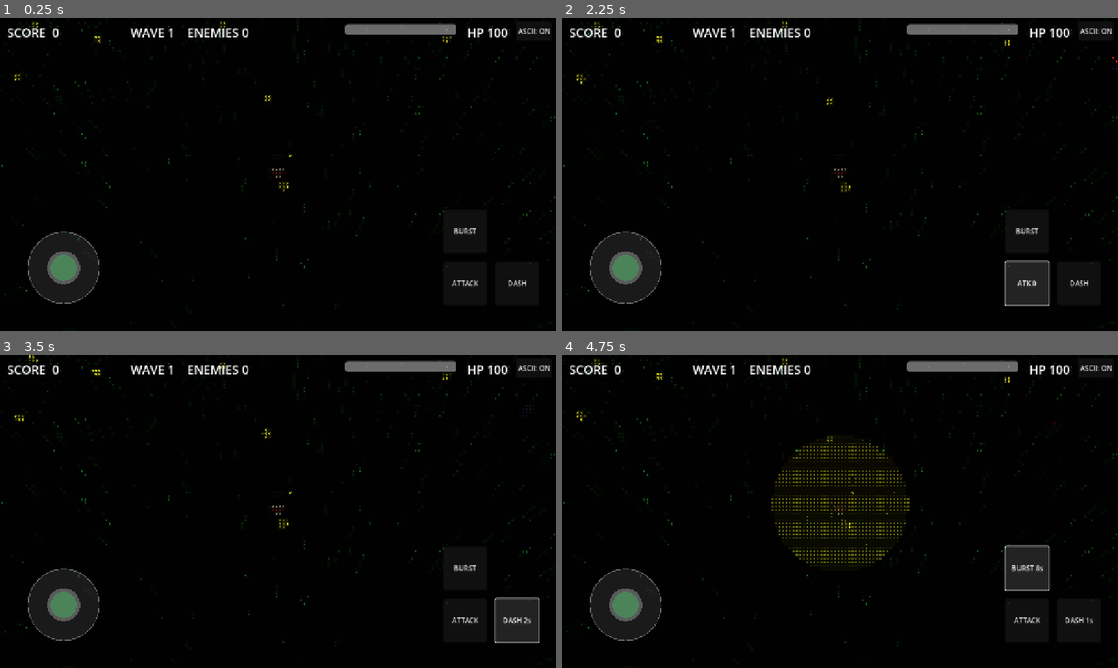
Above: before the commit, frames 1-4 (two rows, left to right).
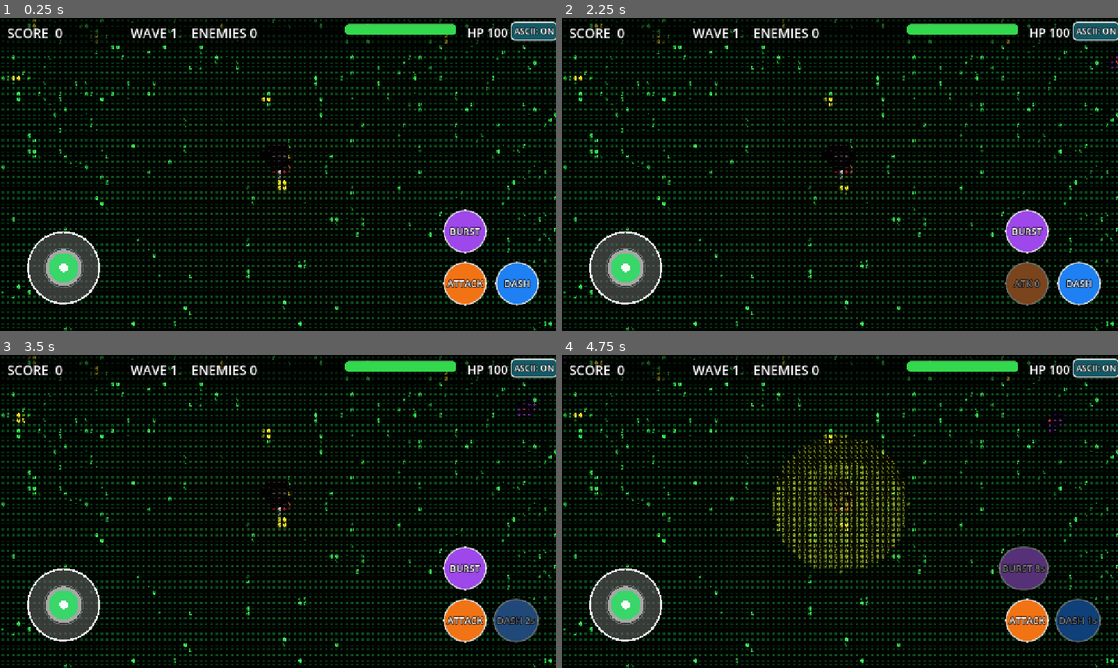
Above: after the commit, the same moments.

Repository: PresidentMim/dokkaebi-ascii-game
Game: Godot game, scene res://main.tscn
Two runs of this game, one before a commit and one after it. Both use one fixed random seed, a clock stepped at 60 frames per second and the inputs below.
Inputs:
- Up to frame 1 (0.25 s): no input
- Up to frame 2 (2.25 s): click "ASCII: ON" at 0.5 s; click "ASCII: OFF" at 1.25 s; click "ATTACK" at 2 s
- Up to frame 3 (3.5 s): click "DASH" at 2.75 s
- Up to frame 4 (4.75 s): click "DASH 2s" at 3.5 s; click "BURST" at 4.25 s

The runs differ from the first frame. In frame 1, 23% of the frame differs, in the area x 0-100%, y 0-100%; in frame 2, 23%; in frame 3, 23%; in frame 4, 25%.

Commit message:
Fix ASCII readability and MLBB-style UI

Diff:
--- a/main.tscn
+++ b/main.tscn
@@ -9,16 +9,16 @@
 
 [sub_resource type="Environment" id="Environment_main"]
 background_mode = 1
-background_color = Color(0.02, 0.03, 0.05, 1)
+background_color = Color(0.05, 0.07, 0.1, 1)
 ambient_light_source = 2
-ambient_light_color = Color(0.35, 0.4, 0.45, 1)
-ambient_light_energy = 0.8
+ambient_light_color = Color(0.55, 0.6, 0.65, 1)
+ambient_light_energy = 1.4
 
 [sub_resource type="PlaneMesh" id="PlaneMesh_ground"]
 size = Vector2(70, 70)
 
 [sub_resource type="StandardMaterial3D" id="Mat_ground"]
-albedo_color = Color(0.05, 0.22, 0.08, 1)
+albedo_color = Color(0.08, 0.38, 0.14, 1)
 roughness = 1.0
 
 [sub_resource type="CapsuleShape3D" id="Capsule_player"]
@@ -30,7 +30,7 @@
 
 [sub_resource type="ShaderMaterial" id="ShaderMat_ascii"]
 shader = ExtResource("5_ascii")
-shader_parameter/cell_size_px = 8.0
+shader_parameter/cell_size_px = 12.0
 shader_parameter/ascii_enabled = true
 shader_parameter/ascii_atlas = ExtResource("6_atlas")
 
@@ -49,7 +49,7 @@
 [node name="DirectionalLight3D" type="DirectionalLight3D" parent="SubViewport/World"]
 transform = Transform3D(0.877583, -0.479426, 0, 0, 0.479426, 0.877583, 0, 0, 1, 0, 8, 0)
 light_color = Color(1, 0.95, 0.85, 1)
-light_energy = 0.9
+light_energy = 1.6
 shadow_enabled = false
 
 [node name="Ground" type="MeshInstance3D" parent="SubViewport/World"]
--- a/scripts/enemy.gd
+++ b/scripts/enemy.gd
@@ -28,7 +28,7 @@
 	body_mesh.radius = 0.55
 	body_mesh.height = 1.1
 	_body.mesh = body_mesh
-	_body.material_override = _mat(Color(0.14, 0.05, 0.24))
+	_body.material_override = _mat(Color(0.24, 0.09, 0.42))
 	_body.position = Vector3(0, 0.75, 0)
 	_body.scale = Vector3(1.0, 1.25, 1.0)
 	add_child(_body)
@@ -40,7 +40,7 @@
 		horn_mesh.bottom_radius = 0.12
 		horn_mesh.height = 0.45
 		horn.mesh = horn_mesh
-		horn.material_override = _mat(Color(0.1, 0.04, 0.18))
+		horn.material_override = _mat(Color(0.2, 0.08, 0.32))
 		horn.position = Vector3(sx, 1.45, 0)
 		horn.rotation.z = -0.35 * sign(sx)
 		add_child(horn)
--- a/scripts/game.gd
+++ b/scripts/game.gd
@@ -66,7 +66,7 @@
 
 
 func _setup_fence() -> void:
-	var mat := _mat(Color(0.25, 0.18, 0.1))
+	var mat := _mat(Color(0.4, 0.3, 0.18))
 	var walls: Array = [
 		[Vector3(0, 0.6, -24.5), Vector3(50, 1.2, 0.6)],
 		[Vector3(0, 0.6, 24.5), Vector3(50, 1.2, 0.6)],
@@ -84,7 +84,7 @@
 
 
 func _setup_grass() -> void:
-	var mat := _mat(Color(0.1, 0.55, 0.18))
+	var mat := _mat(Color(0.12, 0.75, 0.25))
 	var box := BoxMesh.new()
 	box.size = Vector3(0.09, 1.1, 0.09)
 	box.material = mat
@@ -108,7 +108,7 @@
 func _setup_firefly_light() -> void:
 	var light := OmniLight3D.new()
 	light.light_color = Color(1.0, 0.55, 0.15)
-	light.light_energy = 0.6
+	light.light_energy = 1.2
 	light.omni_range = 22.0
 	light.position = Vector3(0, 4, 0)
 	_world.add_child(light)
--- a/scripts/hud.gd
+++ b/scripts/hud.gd
@@ -1,12 +1,24 @@
 extends CanvasLayer
 ## HUD: score, wave, health bar, skill buttons, Game Over screen.
 ## Buttons only emit signals - game.gd does the actual gameplay.
+##
+## Styling is done here in code (not in the .tscn) so the look is
+## self-contained: Mobile Legends style — a dark semi-transparent
+## top bar, big outlined labels, a green/orange/red HP bar, and large
+## circular coloured skill buttons with a visible cooldown state
+## (dimmed + seconds remaining) and press feedback.
 
 signal attack_pressed
 signal dash_pressed
 signal burst_pressed
 signal restart_pressed
 signal ascii_toggled
+
+const COL_ATTACK := Color(0.95, 0.45, 0.08)
+const COL_DASH := Color(0.12, 0.5, 0.95)
+const COL_BURST := Color(0.62, 0.28, 0.92)
+const COL_RESTART := Color(0.15, 0.7, 0.3)
+const COL_ASCII := Color(0.08, 0.35, 0.4)
 
 @onready var score_label: Label = $TopBar/ScoreLabel
 @onready var wave_label: Label = $TopBar/WaveLabel
@@ -19,6 +31,50 @@
 @onready var game_over_panel: Control = $GameOverPanel
 @onready var final_score_label: Label = $GameOverPanel/VBox/FinalScoreLabel
 @onready var restart_button: Button = $GameOverPanel/VBox/RestartButton
+@onready var title_label: Label = $GameOverPanel/VBox/TitleLabel
+
+var _hp_fill: StyleBoxFlat = null
+
+
+func _round_box(bg: Color, radius: int, border: Color = Color(1, 1, 1, 0.85), border_width: int = 3) -> StyleBoxFlat:
+	var s := StyleBoxFlat.new()
+	s.bg_color = bg
+	s.set_corner_radius_all(radius)
+	s.set_border_width_all(border_width)
+	s.border_color = border
+	s.content_margin_left = 8.0
+	s.content_margin_right = 8.0
+	s.content_margin_top = 4.0
+	s.content_margin_bottom = 4.0
+	return s
+
+
+func _style_skill_button(btn: Button, base: Color) -> void:
+	# Circular (100x100 in the scene, radius 50), bold white text.
+	btn.add_theme_stylebox_override("normal", _round_box(base, 50))
+	btn.add_theme_stylebox_override("hover", _round_box(base.lightened(0.15), 50))
+	btn.add_theme_stylebox_override("pressed", _round_box(base.darkened(0.25), 50))
+	btn.add_theme_stylebox_override("disabled", _round_box(Color(0.25, 0.25, 0.25, 0.9), 50))
+	btn.add_theme_stylebox_override("focus", StyleBoxEmpty.new())
+	btn.add_theme_color_override("font_color", Color.WHITE)
+	btn.add_theme_color_override("font_hover_color", Color.WHITE)
+	btn.add_theme_color_override("font_pressed_color", Color(0.9, 0.9, 0.9))
+	btn.add_theme_font_size_override("font_size", 22)
+	btn.add_theme_color_override("font_outline_color", Color(0, 0, 0, 0.9))
+	btn.add_theme_constant_override("outline_size", 6)
+	# Press feedback: dim briefly while held.
+	btn.button_down.connect(func() -> void: btn.modulate = Color(0.82, 0.82, 0.82))
+	btn.button_up.connect(func() -> void: btn.modulate = Color.WHITE)
+
+
+func _style_label(lbl: Label, font_size: int) -> void:
+	lbl.add_theme_font_size_override("font_size", font_size)
+	lbl.add_theme_color_override("font_color", Color.WHITE)
+	lbl.add_theme_color_override("font_outline_color", Color(0, 0, 0, 0.95))
+	lbl.add_theme_constant_override("outline_size", 6)
+	lbl.add_theme_color_override("font_shadow_color", Color(0, 0, 0, 0.7))
+	lbl.add_theme_constant_override("shadow_offset_x", 2)
+	lbl.add_theme_constant_override("shadow_offset_y", 2)
 
 
 func _ready() -> void:
@@ -28,6 +84,61 @@
 	restart_button.pressed.connect(func() -> void: restart_pressed.emit())
 	ascii_button.pressed.connect(func() -> void: ascii_toggled.emit())
 	game_over_panel.visible = false
+
+	# --- Top bar: dark semi-transparent panel behind the labels. ---
+	var top_bar: Control = $TopBar
+	var panel := ColorRect.new()
+	panel.name = "TopBarPanel"
+	panel.color = Color(0, 0, 0, 0.55)
+	panel.set_anchors_preset(Control.PRESET_FULL_RECT)
+	panel.mouse_filter = Control.MOUSE_FILTER_IGNORE
+	top_bar.add_child(panel)
+	top_bar.move_child(panel, 0)
+
+	_style_label(score_label, 30)
+	_style_label(wave_label, 30)
+	_style_label(health_label, 28)
+
+	# --- HP bar: dark track, coloured fill, white border. ---
+	var hp_bg := StyleBoxFlat.new()
+	hp_bg.bg_color = Color(0, 0, 0, 0.65)
+	hp_bg.set_corner_radius_all(8)
+	hp_bg.set_border_width_all(2)
+	hp_bg.border_color = Color(1, 1, 1, 0.7)
+	health_bar.add_theme_stylebox_override("background", hp_bg)
+	_hp_fill = StyleBoxFlat.new()
+	_hp_fill.bg_color = Color(0.2, 0.85, 0.3)
+	_hp_fill.set_corner_radius_all(8)
+	health_bar.add_theme_stylebox_override("fill", _hp_fill)
+
+	# --- Skill buttons: big circular MLBB-style buttons. ---
+	_style_skill_button(attack_button, COL_ATTACK)
+	_style_skill_button(dash_button, COL_DASH)
+	_style_skill_button(burst_button, COL_BURST)
+
+	# --- ASCII toggle: clearly labelled, tappable, top-right. ---
+	ascii_button.add_theme_stylebox_override("normal", _round_box(COL_ASCII, 10))
+	ascii_button.add_theme_stylebox_override("hover", _round_box(COL_ASCII.lightened(0.15), 10))
+	ascii_button.add_theme_stylebox_override("pressed", _round_box(COL_ASCII.darkened(0.25), 10))
+	ascii_button.add_theme_stylebox_override("focus", StyleBoxEmpty.new())
+	ascii_button.add_theme_color_override("font_color", Color.WHITE)
+	ascii_button.add_theme_font_size_override("font_size", 20)
+	ascii_button.add_theme_color_override("font_outline_color", Color(0, 0, 0, 0.9))
+	ascii_button.add_theme_constant_override("outline_size", 5)
+
+	# --- Game Over: dark full-screen overlay behind the text. ---
+	var overlay := ColorRect.new()
+	overlay.name = "GameOverOverlay"
+	overlay.color = Color(0, 0, 0, 0.72)
+	overlay.set_anchors_preset(Control.PRESET_FULL_RECT)
+	overlay.mouse_filter = Control.MOUSE_FILTER_IGNORE
+	game_over_panel.add_child(overlay)
+	game_over_panel.move_child(overlay, 0)
+	_style_label(title_label, 56)
+	_style_label(final_score_label, 30)
+	_style_skill_button(restart_button, COL_RESTART)
+	restart_button.add_theme_font_size_override("font_size", 28)
+	restart_button.custom_minimum_size = Vector2(240, 72)
 
 
 func update_score(score: int, wave: int, enemy_count: int) -> void:
@@ -39,12 +150,24 @@
 	health_bar.max_value = max_health
 	health_bar.value = health
 	health_label.text = "HP %d" % int(health)
+	if _hp_fill != null:
+		var frac: float = health / maxf(max_health, 1.0)
+		if frac > 0.5:
+			_hp_fill.bg_color = Color(0.2, 0.85, 0.3)
+		elif frac > 0.25:
+			_hp_fill.bg_color = Color(0.95, 0.6, 0.1)
+		else:
+			_hp_fill.bg_color = Color(0.9, 0.15, 0.1)
 
 
 func update_cooldowns(attack_cd: float, dash_cd: float, burst_cd: float) -> void:
 	attack_button.text = "ATTACK" if attack_cd <= 0.0 else "ATK %.0f" % attack_cd
 	dash_button.text = "DASH" if dash_cd <= 0.0 else "DASH %.0fs" % dash_cd
 	burst_button.text = "BURST" if burst_cd <= 0.0 else "BURST %.0fs" % burst_cd
+	# Cooldown state: dim the button (and its text) while it recharges.
+	attack_button.modulate = Color(0.5, 0.5, 0.5) if attack_cd > 0.0 else Color.WHITE
+	dash_button.modulate = Color(0.5, 0.5, 0.5) if dash_cd > 0.0 else Color.WHITE
+	burst_button.modulate = Color(0.5, 0.5, 0.5) if burst_cd > 0.0 else Color.WHITE
 
 
 func set_ascii_button(enabled: bool) -> void:
--- a/scripts/joystick.gd
+++ b/scripts/joystick.gd
@@ -29,10 +29,17 @@
 
 
 func _draw() -> void:
-	draw_circle(_center, _radius, Color(1, 1, 1, 0.10))
-	draw_arc(_center, _radius, 0.0, TAU, 64, Color(1, 1, 1, 0.35), 2.0)
-	draw_circle(_knob_pos, 38.0, Color(1, 1, 1, 0.28))
-	draw_circle(_knob_pos, 30.0, Color(0.25, 0.65, 0.35, 0.55))
+	# Strong, high-contrast MLBB-style joystick: the old drawing used
+	# alpha 0.10-0.35 fills that vanished against the ASCII background.
+	# Dark base so the ring reads on any background, bright ring and
+	# a solid green knob with a white centre dot.
+	draw_circle(_center, _radius, Color(0.0, 0.0, 0.0, 0.45))
+	draw_circle(_center, _radius, Color(1, 1, 1, 0.22))
+	draw_arc(_center, _radius, 0.0, TAU, 64, Color(1, 1, 1, 0.9), 4.0)
+	draw_arc(_center, _radius * 0.55, 0.0, TAU, 48, Color(1, 1, 1, 0.25), 2.0)
+	draw_circle(_knob_pos, 42.0, Color(1, 1, 1, 0.55))
+	draw_circle(_knob_pos, 34.0, Color(0.2, 0.85, 0.4, 0.95))
+	draw_circle(_knob_pos, 10.0, Color(1, 1, 1, 0.95))
 
 
 func _update_from_local(local_pos: Vector2) -> void:
--- a/scripts/player.gd
+++ b/scripts/player.gd
@@ -52,7 +52,7 @@
 	brim_mesh.bottom_radius = 0.85
 	brim_mesh.height = 0.06
 	brim.mesh = brim_mesh
-	brim.material_override = _mat(Color(0.05, 0.05, 0.06))
+	brim.material_override = _mat(Color(0.14, 0.14, 0.16))
 	brim.position = Vector3(0, 2.08, 0)
 	add_child(brim)
 	var hat_top := MeshInstance3D.new()
@@ -61,7 +61,7 @@
 	hat_mesh.bottom_radius = 0.48
 	hat_mesh.height = 0.38
 	hat_top.mesh = hat_mesh
-	hat_top.material_override = _mat(Color(0.08, 0.08, 0.09))
+	hat_top.material_override = _mat(Color(0.18, 0.18, 0.2))
 	hat_top.position = Vector3(0, 2.28, 0)
 	add_child(hat_top)
 	# Eyes (front is local -Z).
--- a/shaders/ascii.gdshader
+++ b/shaders/ascii.gdshader
@@ -2,16 +2,28 @@
 
 // ASCII post-process shader for the Dokkaebi game.
 // The TextureRect this material is on shows the 3D SubViewport.
-// Each screen cell (cell_size_px x cell_size_px) is replaced by one
-// ASCII character from ascii_atlas.png, chosen by the cell's brightness.
-// The atlas holds 10 characters in one row, left to right:
-//   " "  "."  ":"  "-"  "="  "+"  "*"  "#"  "%"  "@"
-// (darkest -> brightest). The glyph is white-on-black, so multiplying
-// the original colour by the glyph keeps the green grass / orange
-// lights tinted correctly.
+// Each screen cell (cell_size_px x cell_size_px, 12px) is replaced by
+// one ASCII character from ascii_atlas.png, chosen by the cell's
+// brightness. The atlas holds 10 glyphs in one row, left to right,
+// in order of measured ink coverage (darkest -> brightest):
+//   " "  "."  ":"  "+"  "*"  "o"  "%"  "#"  "M"  "@"
+// The old ramp " .:-=+*#%@" was NOT monotonic in this font ('-' had
+// fewer ink pixels than ':', '%' fewer than '#'), so brighter cells
+// could pick a sparser glyph and the ASCII look collapsed. The new
+// ramp is verified monotonic by tools/make_atlas.py — do not change
+// the order without re-measuring.
+//
+// Why the old look failed: the scene was very dark (most cells had
+// luminance 0.05-0.2), so the raw luminance mapped to index 0-2 only.
+// The fix is twofold: the shader now boosts luminance
+// (pow(lum, 0.65) * 1.4) so mid-tones reach mid characters, and the
+// scene lighting was brightened so the luminance range actually
+// covers the full ramp. Glyph strokes are bright and tinted by the
+// original colour; cell backgrounds are near-black, so characters
+// read clearly instead of washing out into the original image.
 
 uniform sampler2D ascii_atlas;
-uniform float cell_size_px = 8.0;
+uniform float cell_size_px = 12.0;
 uniform bool ascii_enabled = true;
 
 void fragment() {
@@ -25,13 +37,18 @@
 		COLOR = col;
 	} else {
 		float lum = dot(col.rgb, vec3(0.299, 0.587, 0.114));
-		float idx = clamp(floor(lum * 10.0), 0.0, 9.0);
+		// Lift the dark scene into the full ramp: gamma-lift the
+		// shadows, then scale so a mid-bright cell (~0.35) lands
+		// around the middle of the ramp instead of near the bottom.
+		float boosted = clamp(pow(lum, 0.65) * 1.4, 0.0, 1.0);
+		float idx = clamp(floor(boosted * 10.0), 0.0, 9.0);
 		vec2 local_uv = fract(UV * cells);
 		vec2 glyph_uv = vec2((idx + local_uv.x) / 10.0, local_uv.y);
 		vec4 glyph = texture(ascii_atlas, glyph_uv);
-		// glyph.r is 1 on the strokes, 0 elsewhere. Keep a little of the
-		// original colour so very dark cells are not pure black.
-		float mask = clamp(glyph.r * 0.9 + 0.08, 0.0, 1.0);
-		COLOR = vec4(col.rgb * mask, 1.0);
+		// Stroke bright, background near-black: glyphs pop instead
+		// of blending back into the plain 3D image.
+		float mask = clamp(0.05 + glyph.r, 0.0, 1.0);
+		vec3 ascii_col = clamp(col.rgb * 1.3 * mask, 0.0, 1.0);
+		COLOR = vec4(ascii_col, 1.0);
 	}
 }
